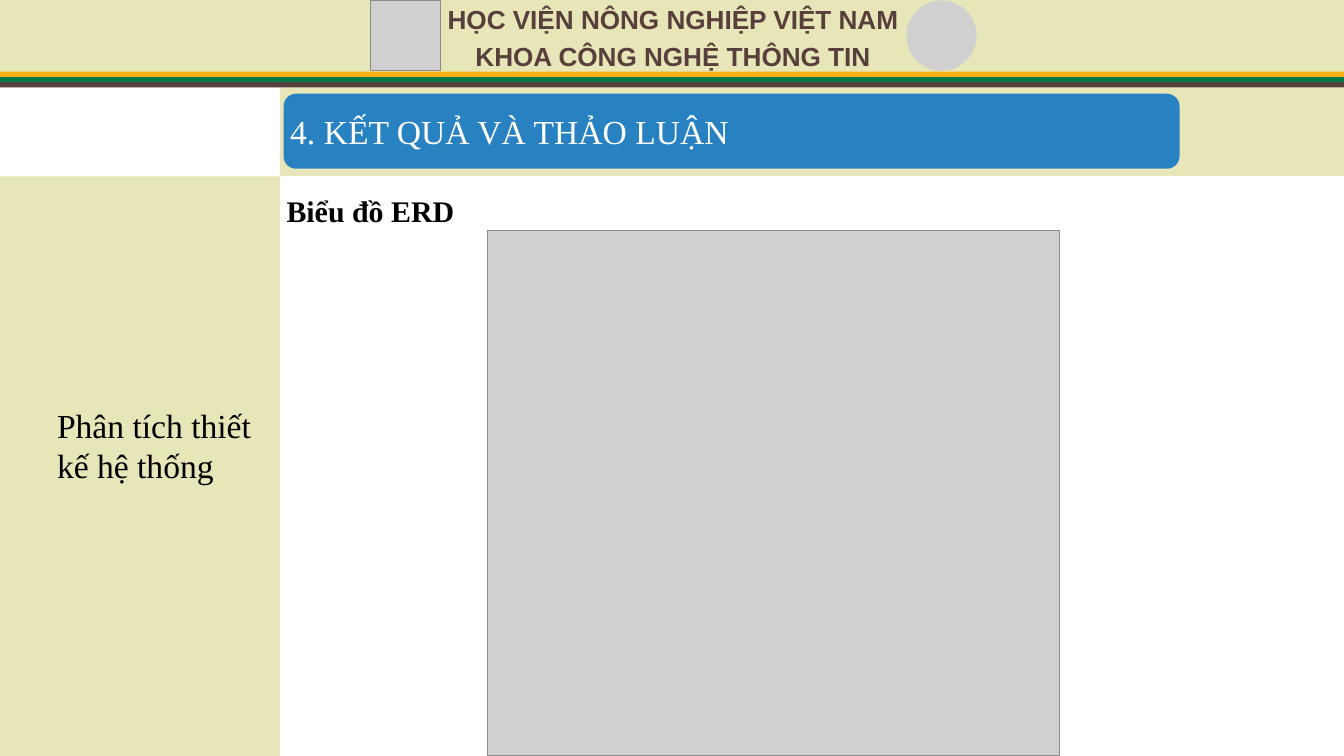
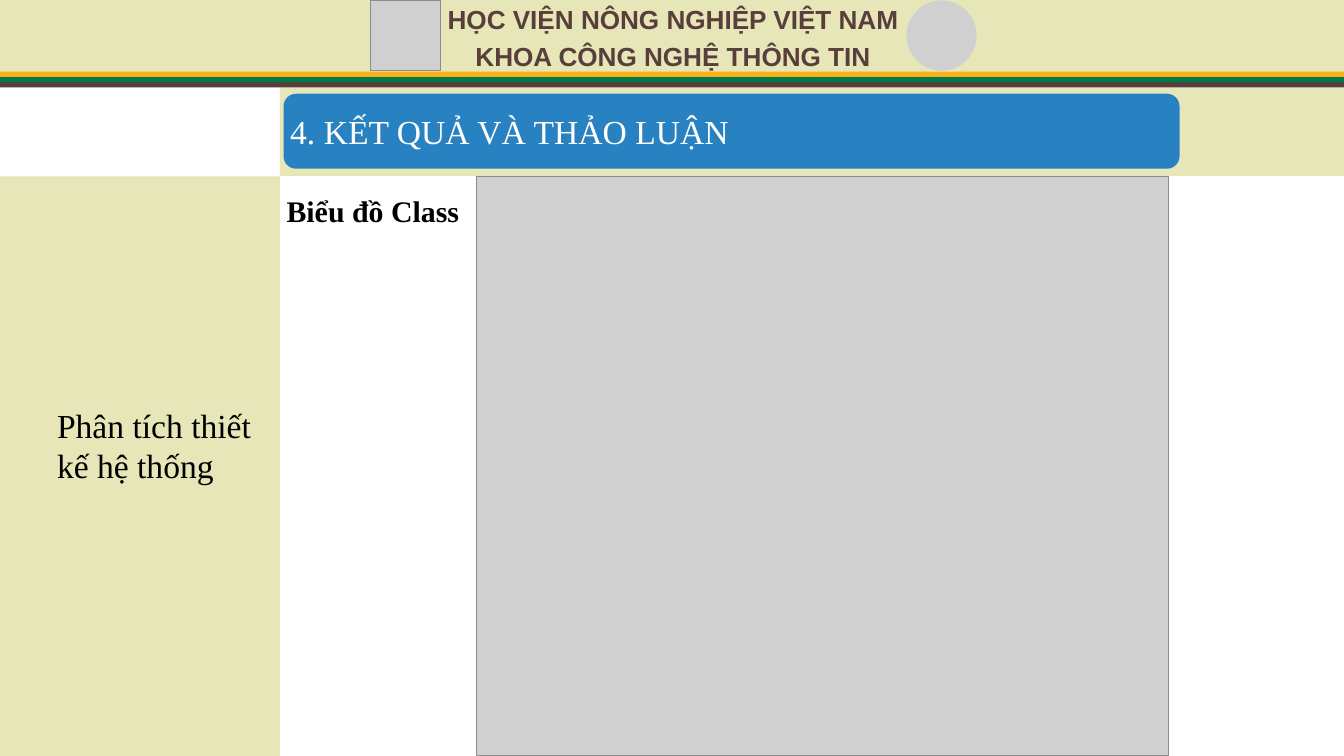
Before and after one commit to HungTran1412/veterinary-clinic-api, a slide deck: slide 23 of VeterinaryClinic.API/wwwroot/Document/TrinhChieu_KLTN.pptx (slide 20 before the commit). Drawn at 1344x756 pixels with LibreOffice and Linux fonts; fonts in the diff are those of the drawing; grey boxes stand for pictures. Boxes give left, top, right and bottom in pixels: in the first picture for what was removed or moved away, otherwise in the second. Text is boxed around its words. In the diff, an @@ line names an element or a change of style, - is before the commit and + after.

Commit message:
update slide

```diff
--- a/VeterinaryClinic.API/wwwroot/Document/TrinhChieu_KLTN.pptx
+++ b/VeterinaryClinic.API/wwwroot/Document/TrinhChieu_KLTN.pptx
@@ picture: place and size @@
-picture at [487,230,1059,755]
+picture at [476,176,1168,755]
@@ text at [287,200,459,223]: text changed @@
-Biểu đồ ERD
+Biểu đồ Class
```
Also in this commit, not shown: 11 other slides changed, 4 slides removed.
